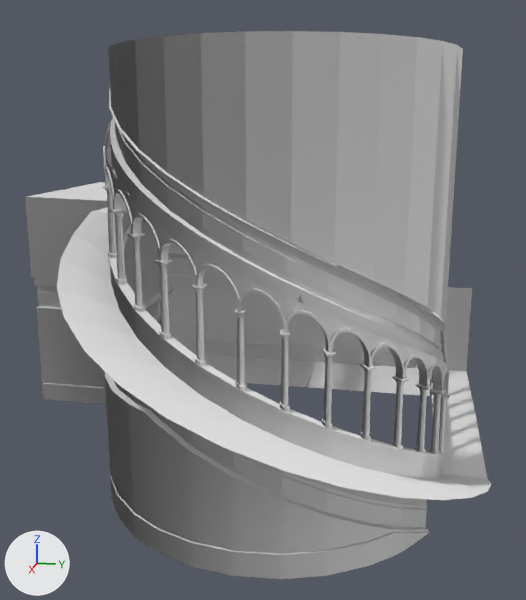
A saved change to the OBJ model 3D Obj/Star.obj.
One viewpoint serves both versions: a 50 mm camera at (-6.1, 75.2, 13.1) aimed at (-33.8, 69.7, 6.1). The axes (+X, +Y, +Z) are drawn at lower left. The lights are the same throughout. Materials are left out; every surface is plain grey. Where no turn or scale is listed for an object, it has been applied to the vertices. Vertices at the same position are counted once.

Names of what the first picture shows: 'Star'.
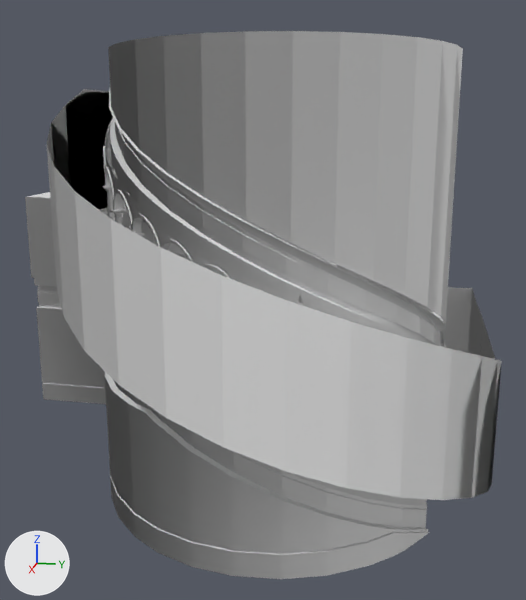
What differs and where, as boxes [x1, y1, x2, y2] in the pictures (526 x 600 px):
'Star', reshaped
    before: [25, 31, 491, 579]
    after: [25, 31, 502, 579]
part 1 of me_star, added
    after: [47, 89, 502, 500]

Diff of the bpy script that builds the scene:
```diff
--- a/3D Obj/Star.obj.py
+++ b/3D Obj/Star.obj.py
@@ me_star @@
 # used by ob_star; location = (0.0, 0.0, 0.0)
-me_star.from_pydata(...)  # 6600 vertices, 12005 faces; spans x -44.8..-23.1, y 58.2..78.6, z 0.0..15.3
+me_star.from_pydata(...)  # 6622 vertices, 12047 faces; spans x -44.8..-23.1, y 58.2..78.6, z 0.0..15.3
+# me_star part 1
+# 22 new vertices lie (0.0, 0.0, 4.6) away from vertices in x -41.6..-23.1, y 63.1..78.6, z 0.0..9.6
+# 42 new faces join them
```
